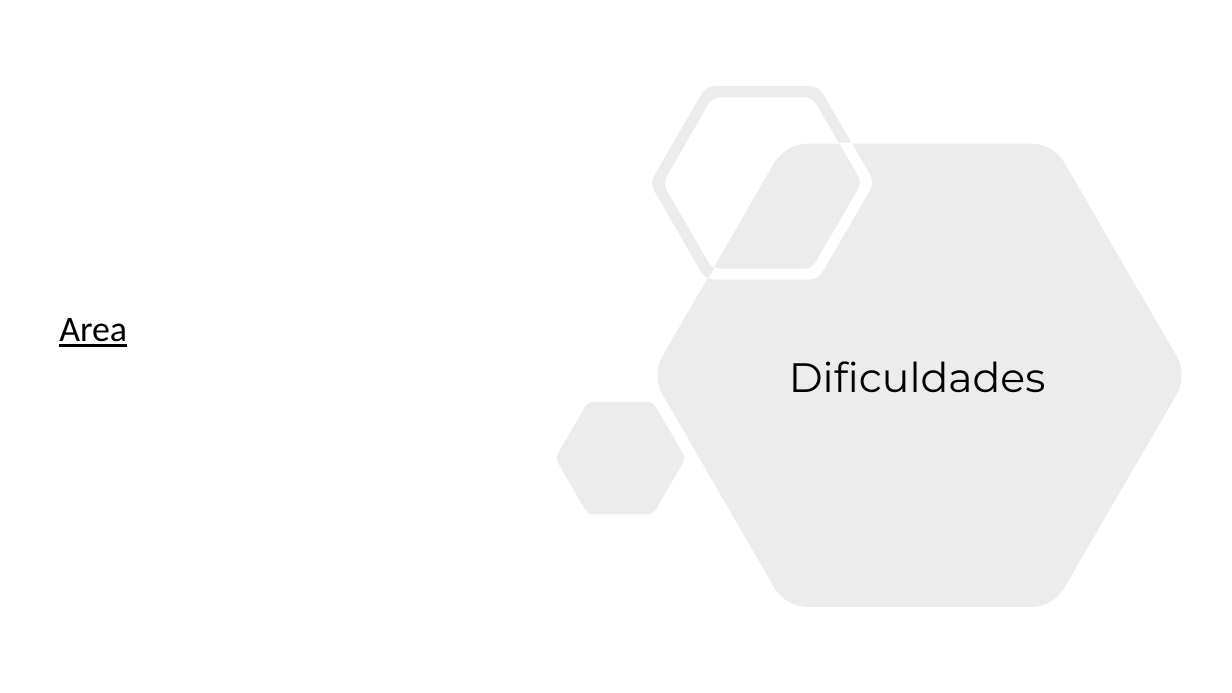
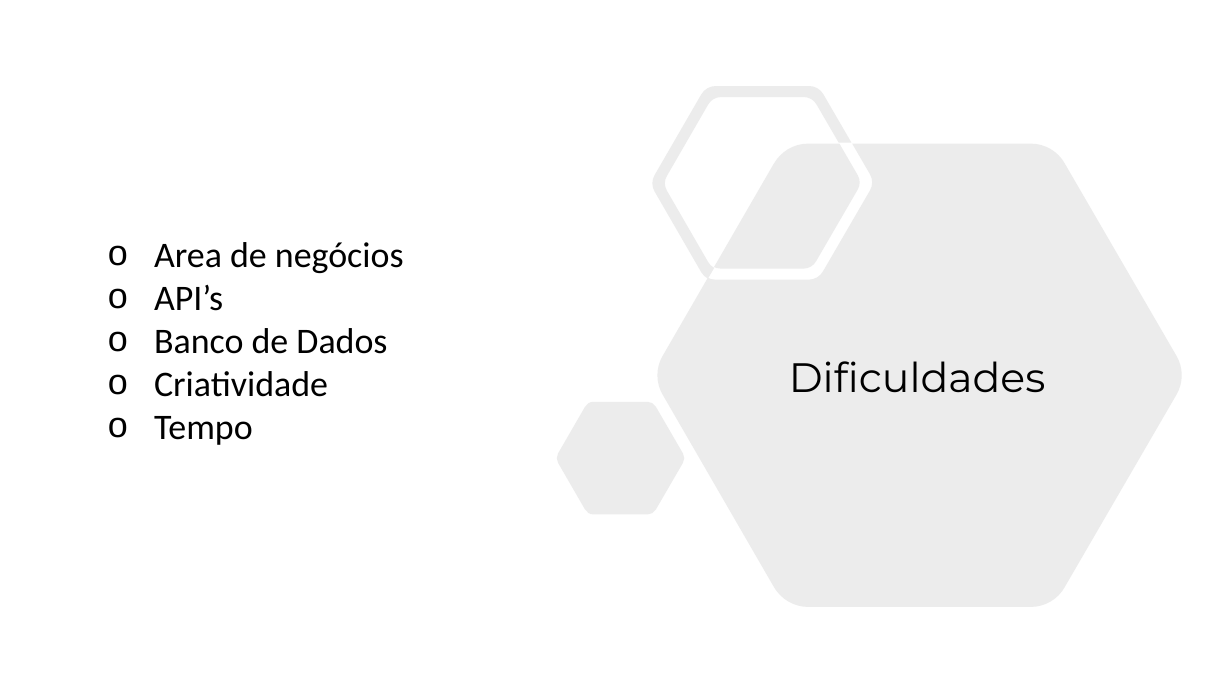
Before and after one commit to Fernandosantos1/site-pessoal, a slide deck: slide 3 of BE FIT.pptx. Drawn at 1232x693 pixels with LibreOffice and Linux fonts; fonts in the diff are those of the drawing. Boxes give left, top, right and bottom in pixels: in the first picture for what was removed or moved away, otherwise in the second. Text is boxed around its words. In the diff, an @@ line names an element or a change of style, - is before the commit and + after.

```diff
--- a/BE FIT.pptx
+++ b/BE FIT.pptx
@@ text at box(154, 242, 404, 445): text changed @@
-Area
+o Area de negócios
+o API’s
+o Banco de Dados
+o Criatividade
+o Tempo
```
Also in this commit, not shown: 1 slide added.
